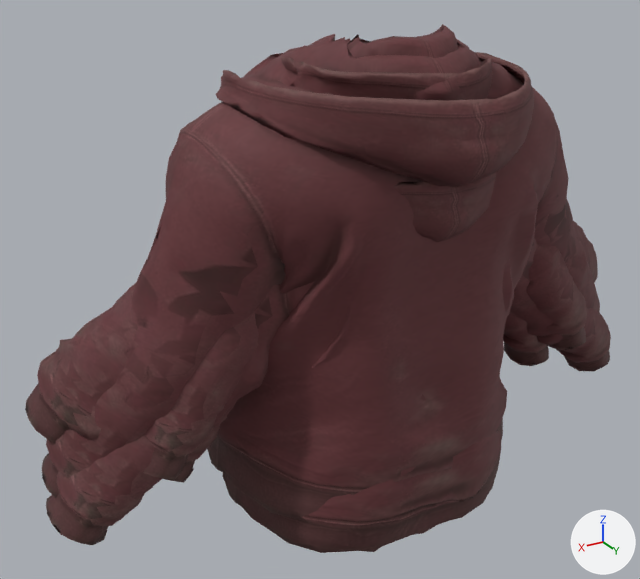
Before and after pictures for a commit that changed the glTF model game/public/assets/models/outfit-hoodie-t25.glb.
One viewpoint serves both versions: a 50 mm lens placed at (0.763, 1.159, 1.728), pointed at (0.063, -0.006, 1.145). The lights are fixed; the arrows at lower right show +X, +Y and +Z. The first picture is the older version.

Objects in the first picture: 'Outfit_hoodie__agent', 'Outfit_hoodie__courier', 'Outfit_hoodie__heavyset', 'Outfit_hoodie__scavenger', 'Outfit_hoodie__tall'.
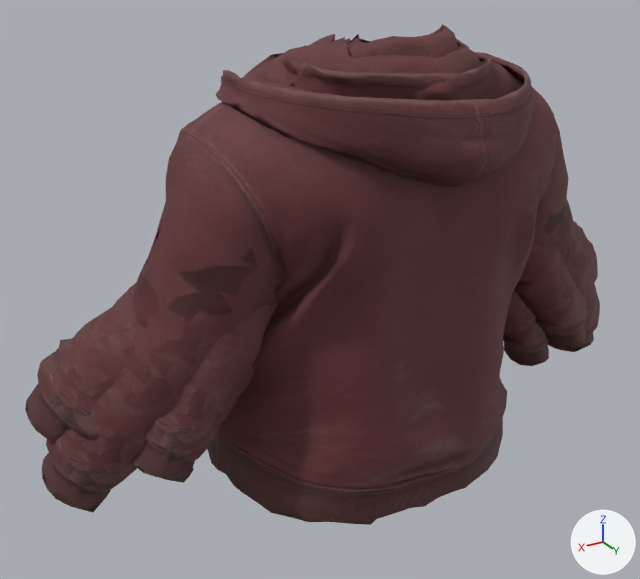
What the commit changed:
Object 'Outfit_hoodie__agent' (ob_outfit_hoodie__agent) is deleted.

Pixel boxes [x1, y1, x2, y2] of what changed, in the pictures (640 x 579 px):
'Outfit_hoodie__agent', deleted: before [46, 172, 611, 553]
